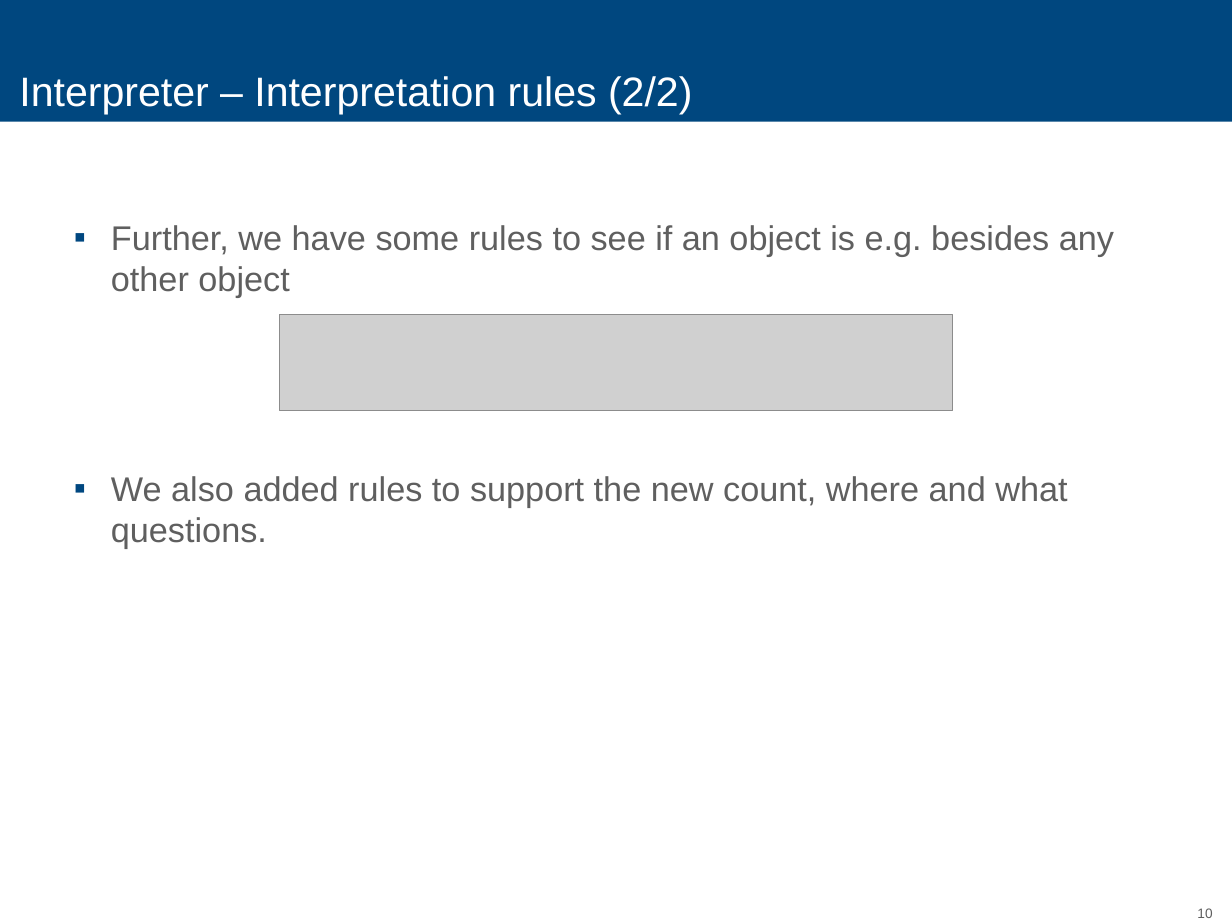
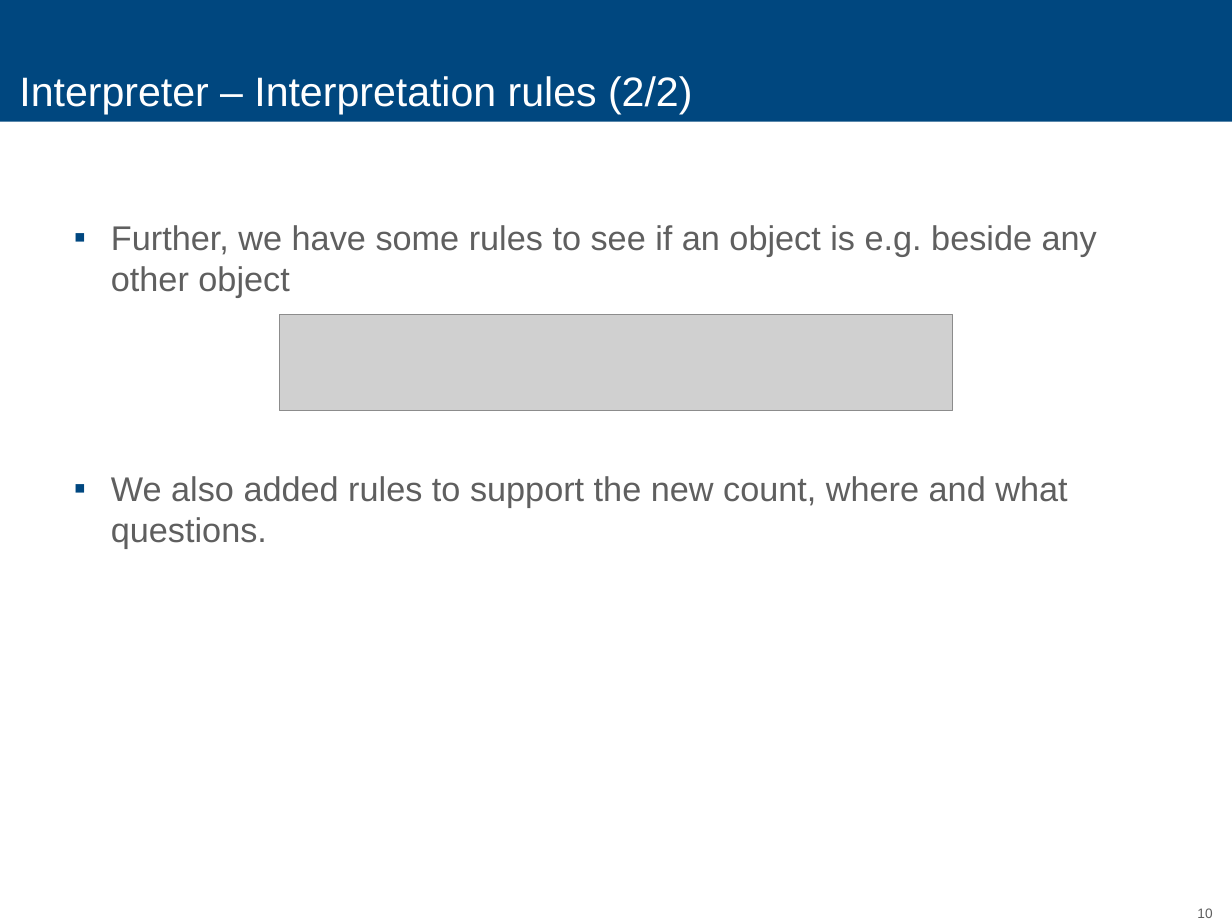
Before and after one commit to Medulli/shrdlite-chalmers, a slide deck: slide 10 of Report/AI.pptx. Drawn at 1232x924 pixels with LibreOffice and Linux fonts; fonts in the diff are those of the drawing; grey boxes stand for pictures. Boxes give left, top, right and bottom in pixels: in the first picture for what was removed or moved away, otherwise in the second. Text is boxed around its words. In the diff, an @@ line names an element or a change of style, - is before the commit and + after.

Commit message:
inor change to interp section

```diff
--- a/Report/AI.pptx
+++ b/Report/AI.pptx
@@ text at (x1=111, y1=225, x2=1097, y2=298): text changed @@
-▪ Further, we have some rules to see if an object is e.g. besides any other object
+▪ Further, we have some rules to see if an object is e.g. beside any other object
```
Also in this commit, not shown: 1 other slide changed.
